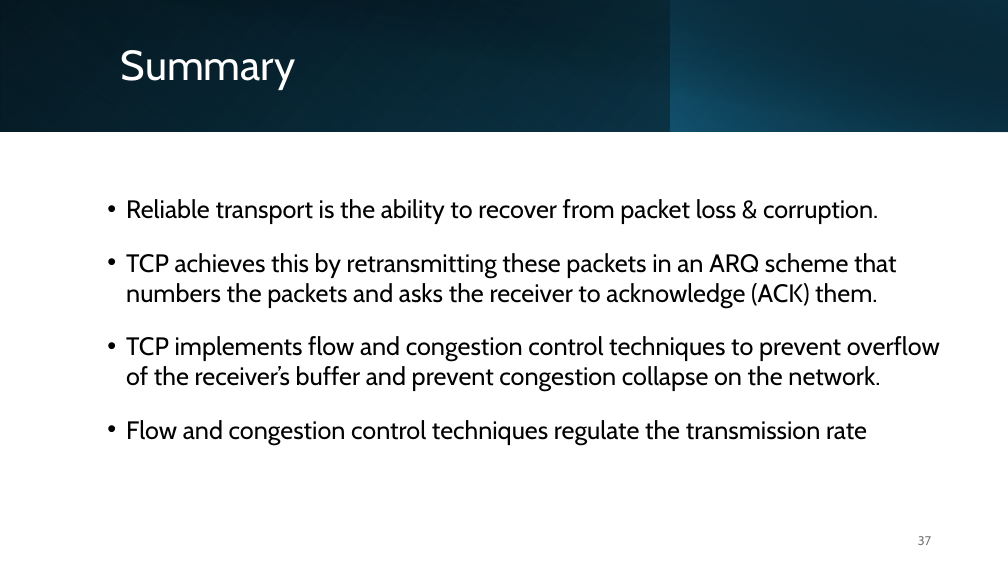
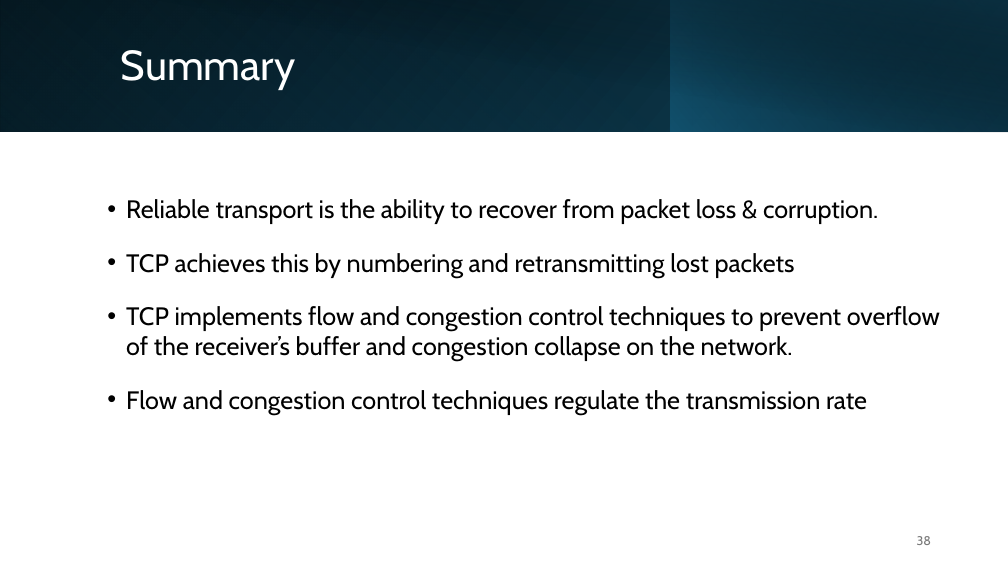
Before and after one commit to michaelgalle/ComputerNetworks, a slide deck: slide 38 of Introduction to Networks - TCP congestion - slides.pptx (slide 37 before the commit). Drawn at 1008x567 pixels with LibreOffice and Linux fonts; fonts in the diff are those of the drawing. Boxes give left, top, right and bottom in pixels: in the first picture for what was removed or moved away, otherwise in the second. Text is boxed around its words. In the diff, an @@ line names an element or a change of style, - is before the commit and + after.

Commit message:
Update to slides

```diff
--- a/Introduction to Networks - TCP congestion - slides.pptx
+++ b/Introduction to Networks - TCP congestion - slides.pptx
@@ text at (x1=126, y1=253, x2=940, y2=361): text changed @@
-• TCP achieves this by retransmitting these packets in an ARQ scheme that numbers the packets and asks the receiver to acknowledge (ACK) them.
-• TCP implements flow and congestion control techniques to prevent overflow of the receiver’s buffer and prevent congestion collapse on the network.
+• TCP achieves this by numbering and retransmitting lost packets
+• TCP implements flow and congestion control techniques to prevent overflow of the receiver’s buffer and congestion collapse on the network.
@@ page number at (x1=917, y1=536, x2=932, y2=545): text changed @@
-37
+38
```
Also in this commit, not shown: 15 other slides changed, 1 slide added, 1 other file.
